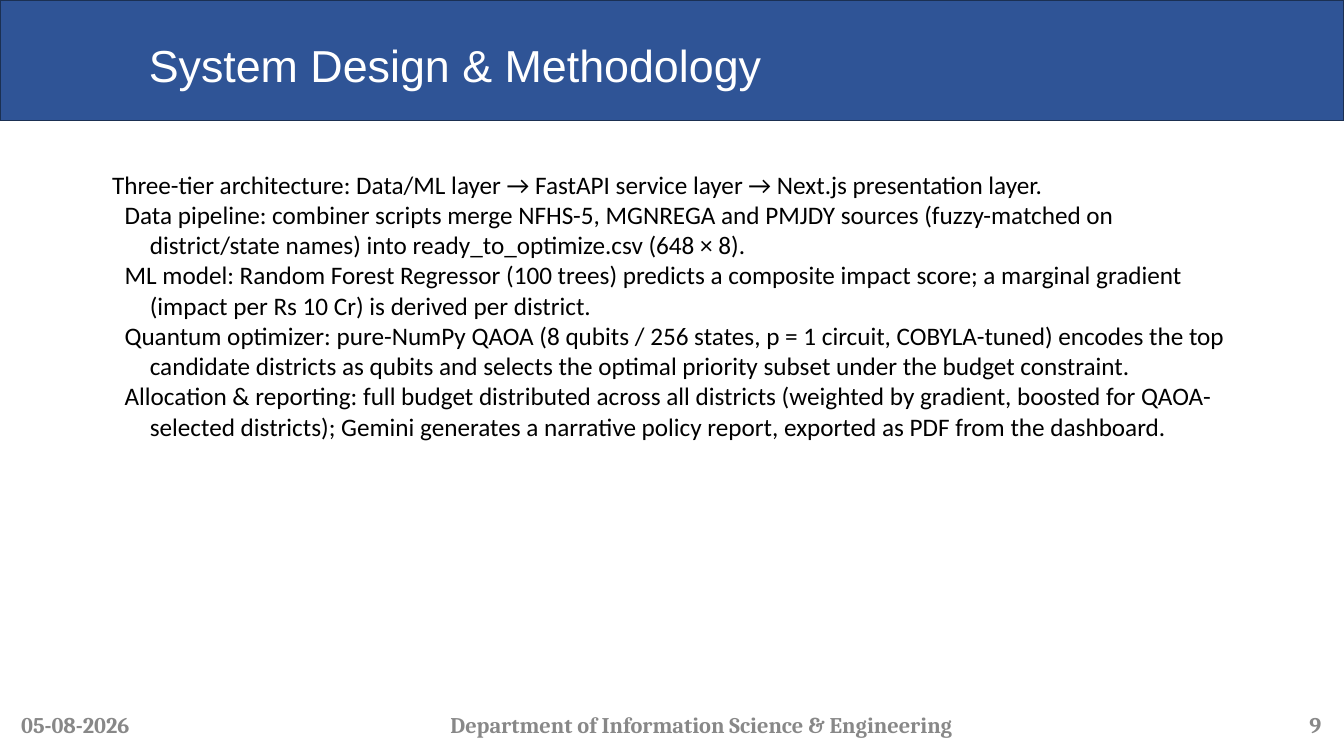
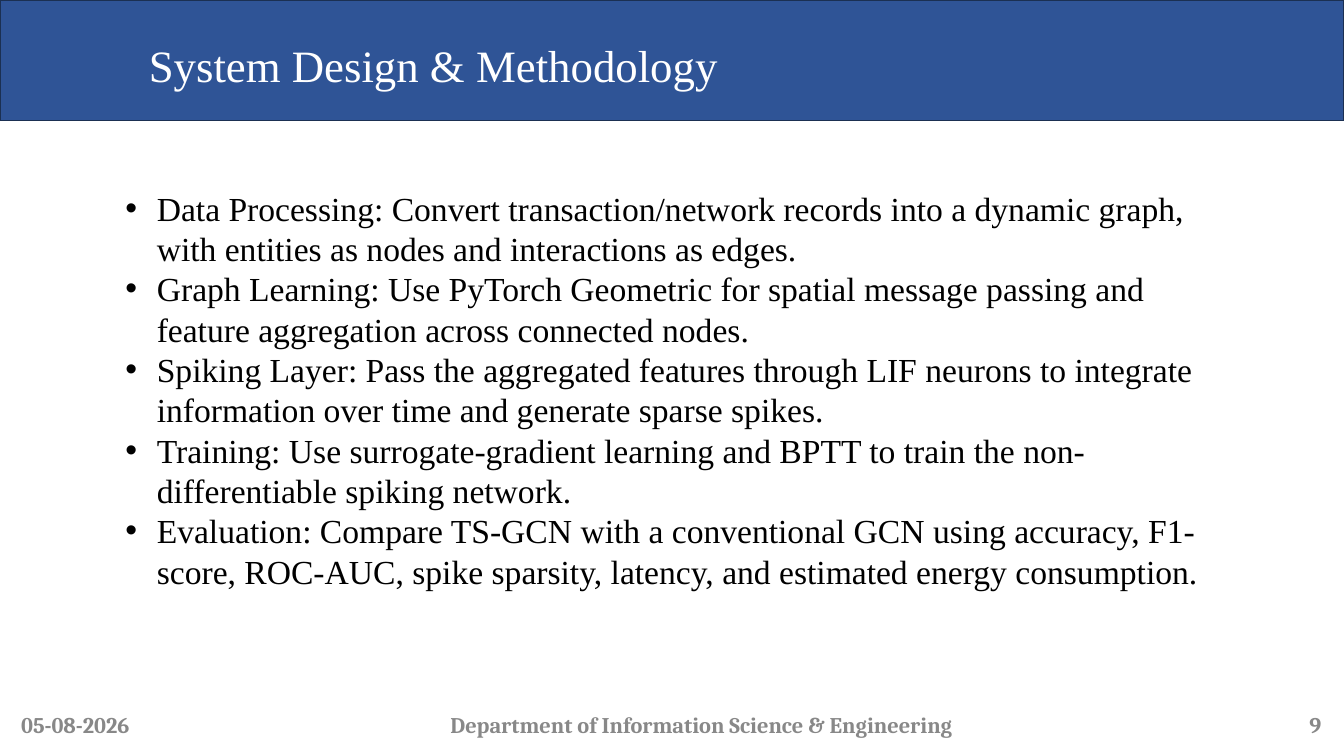
Before and after one commit to Dikshith-Manjunath/FS-Lab, a slide deck: slide 9 of A-08_TG-SNN.pptx. Drawn at 1344x756 pixels with LibreOffice and Linux fonts; fonts in the diff are those of the drawing; background and template pictures are left out. Boxes give left, top, right and bottom in pixels: in the first picture for what was removed or moved away, otherwise in the second. Text is boxed around its words. In the diff, an @@ line names an element or a change of style, - is before the commit and + after.

```diff
--- a/A-08_TG-SNN.pptx
+++ b/A-08_TG-SNN.pptx
@@ title "System Design & Methodology" at [149, 51, 717, 91]: font Arial to Times New Roman @@
@@ text at [157, 197, 1197, 590]: text changed; size 18 to 24 pt; font Calibri to Times New Roman @@
-Three-tier architecture: Data/ML layer → FastAPI service layer → Next.js presentation layer.
-Data pipeline: combiner scripts merge NFHS-5, MGNREGA and PMJDY sources (fuzzy-matched on district/state names) into ready_to_optimize.csv (648 × 8).
-ML model: Random Forest Regressor (100 trees) predicts a composite impact score; a marginal gradient (impact per Rs 10 Cr) is derived per district.
-Quantum optimizer: pure-NumPy QAOA (8 qubits / 256 states, p = 1 circuit, COBYLA-tuned) encodes the top candidate districts as qubits and selects the optimal priority subset under the budget constraint.
-Allocation & reporting: full budget distributed across all districts (weighted by gradient, boosted for QAOA-selected districts); Gemini generates a narrative policy report, exported as PDF from the dashboard.
+• Data Processing: Convert transaction/network records into a dynamic graph, with entities as nodes and interactions as edges.
+• Graph Learning: Use PyTorch Geometric for spatial message passing and feature aggregation across connected nodes.
+• Spiking Layer: Pass the aggregated features through LIF neurons to integrate information over time and generate sparse spikes.
+• Training: Use surrogate-gradient learning and BPTT to train the non-differentiable spiking network.
+• Evaluation: Compare TS-GCN with a conventional GCN using accuracy, F1-score, ROC-AUC, spike sparsity, latency, and estimated energy consumption.
```
Also in this commit, not shown: 11 other slides changed, 1 other file.
